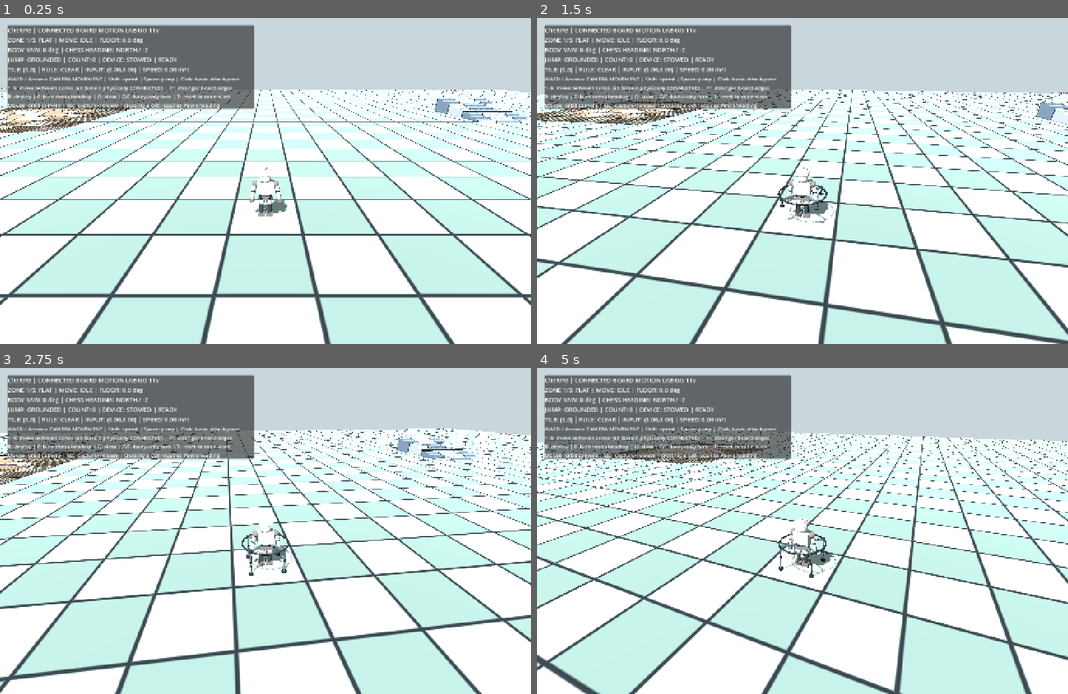
Above: before the commit, frames 1-4 (two rows, left to right).
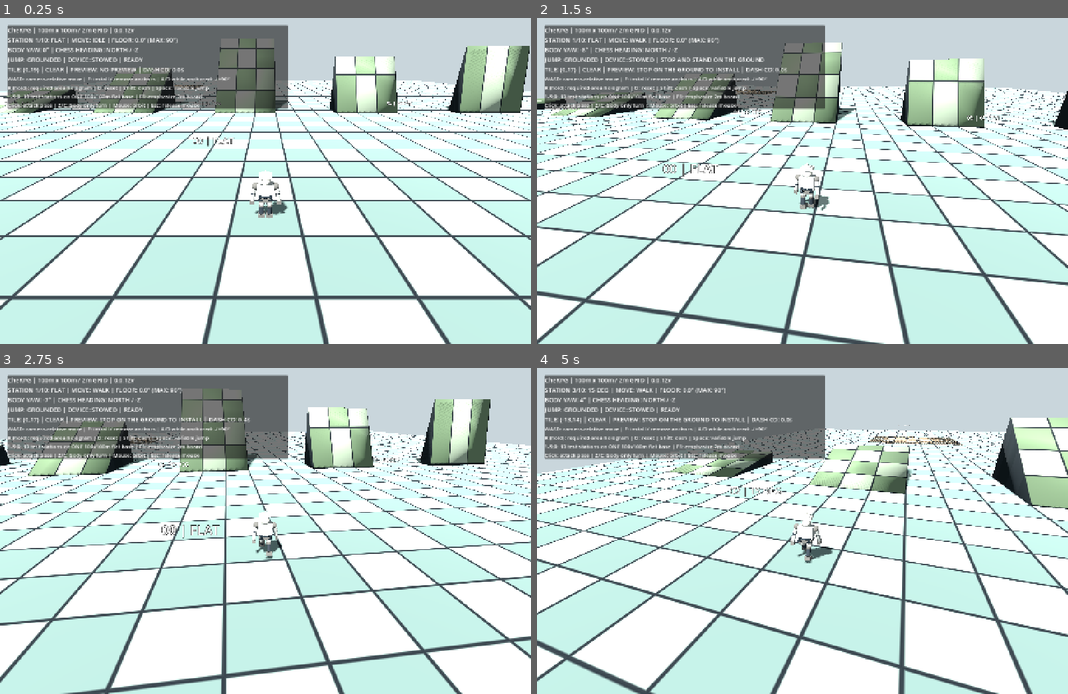
Above: after the commit, the same moments.

Repository: zzunlsj/cherpg
Game: Godot game, scene res://scenes/MotionLab.tscn
Same seed, same stepped clock (60 frames per second), same inputs: the game is played once before the commit and once after it.
Inputs (mouse positions are in pixels of both pictures, inside the frame that each line leads up to):
- Up to frame 1 (0.25 s): no input
- Up to frame 2 (1.5 s): tap Enter at 0.5 s; move the mouse to (829, 181) at 0.52 s; hold R 0.53-1.28 s; hold W from 0.53 s (still down); click (829, 181) at 0.67 s; tap Space at 0.77 s; tap F at 0.8, 1.35 s; move the mouse to (775, 181) at 1.27 s; click (775, 181) at 1.42 s
- Up to frame 3 (2.75 s): keep holding W; tap Space at 1.52 s; tap O at 1.55, 2.1 s; move the mouse to (276, 524) at 2.02 s; click (276, 524) at 2.17 s; tap Shift at 2.3 s
- Up to frame 4 (5 s): keep holding W; move the mouse to (797, 537) at 2.77 s; tap Shift at 2.85 s; click (797, 537) at 2.92 s; tap Space at 3.02, 3.77, 4.52 s; tap 1 at 3.05, 3.6 s; move the mouse to (839, 534) at 3.52 s; click (839, 534) at 3.67 s; tap 2 at 3.8, 4.35 s; move the mouse to (760, 527) at 4.27 s; click (760, 527) at 4.42 s; tap 3 at 4.55 s

The runs differ from the first frame. In frame 1, 80% of the frame differs, in the area x 0-100%, y 2-100%; in frame 2, 53%; in frame 3, 49%; in frame 4, 68%.
Error before the commit: Invalid call. Nonexistent function 'spawn_z (via call)' in base 'StaticBody3D (test_lane.gd)'. (res://scripts/motion_lab.gd:141)

Commit message:
feat: remap controls F anchor toggle, A/D anchored turn, R-held hologram, O reset, Shift dash on flat 100m test field

Diff:
--- a/godot/tests/motion_rotation_lab/scripts/motion_lab.gd
+++ b/godot/tests/motion_rotation_lab/scripts/motion_lab.gd
@@ -1,8 +1,7 @@
 extends Node3D
-## CheRPG independent 3D control lab: ONE physically connected map, five zones.
+## Independent CheRPG 100m x 100m ground + slope test obstacles.
 const TERRAIN_SCRIPT = preload("res://scripts/test_lane.gd")
 const PAWN_SCRIPT = preload("res://scripts/pawn_controller.gd")
-const ZONE_NAMES := ["FLAT", "8 DEG SLOPE", "15 DEG SLOPE", "UNEVEN", "30 DEG LIMIT"]
 var terrain: StaticBody3D
 var pawn
 var camera: Camera3D
@@ -13,6 +12,7 @@
 var camera_distance := 6.8
 var camera_target := Vector3.ZERO
 var grid_debug_visible := false
+var active_station := 0
 
 func _ready() -> void:
 	_build_lighting()
@@ -27,12 +27,12 @@
 	camera.current = true
 	add_child(camera)
 	pawn.set_movement_camera(camera)
-	_teleport_to_zone(0)
+	_teleport_to_station(0)
 	_build_ui()
 	camera_target = pawn.global_position + Vector3.UP * 1.1
 	_update_camera(1.0)
 	Input.set_mouse_mode(Input.MOUSE_MODE_CAPTURED)
-	# Testing is user-led; never run the optional smoke routine automatically.
+	# Long/major tests belong to the user. Never auto-run simulation.
 	if OS.get_cmdline_user_args().has("--smoke-test"):
 		_run_smoke_test.call_deferred()
 
@@ -44,10 +44,10 @@
 	env.environment.background_color = Color("c9d6dc")
 	env.environment.ambient_light_source = Environment.AMBIENT_SOURCE_COLOR
 	env.environment.ambient_light_color = Color("a9b8c4")
-	env.environment.ambient_light_energy = 0.8
+	env.environment.ambient_light_energy = .8
 	add_child(env)
 	var sun := DirectionalLight3D.new()
-	sun.rotation_degrees = Vector3(-55, -30, 0)
+	sun.rotation_degrees = Vector3(-55,-30,0)
 	sun.light_energy = 1.35
 	sun.shadow_enabled = true
 	add_child(sun)
@@ -60,49 +60,49 @@
 	bg.set_anchors_and_offsets_preset(Control.PRESET_TOP_LEFT)
 	bg.offset_left = 20.0
 	bg.offset_top = 20.0
-	bg.custom_minimum_size = Vector2(650.0, 185.0)
+	bg.custom_minimum_size = Vector2(740.0,195.0)
 	hud.add_child(bg)
 	var content := VBoxContainer.new()
 	bg.add_child(content)
 	info = Label.new()
 	info.name = "MotionAndDeviceState"
-	info.add_theme_font_size_override("font_size", 16)
+	info.add_theme_font_size_override("font_size",16)
 	content.add_child(info)
 	help_label = Label.new()
-	help_label.text = "WASD / Arrows: CAMERA MOVEMENT | Shift: sprint | Space: jump | Click: basic attack pose\n1–5: move between zones (all terrain physically CONNECTED) | F1: stronger board edges\nR: deploy | E: turn chess heading | Q: stow | Z/C: body-only turn | T: reset to zone start\nMouse: orbit camera | Esc: capture/release | crossing a cell requires Pawn heading"
-	help_label.add_theme_font_size_override("font_size", 14)
+	help_label.text = "WASD: camera-relative move | F: install / remove anchors | A/D while anchored: -/+90°\nR (hold): required-area hologram | O: reset | Shift: dash | Space: variable jump\n1-9,0: 10 test stations on ONE 100x100m flat base | F1: emphasize 2m board\nClick: attack pose | Z/C: body-only turn | Mouse: orbit | Esc: release mouse"
+	help_label.add_theme_font_size_override("font_size",14)
 	content.add_child(help_label)
 	_update_hud()
 
 func _physics_process(_delta: float) -> void:
-	if pawn != null and terrain != null:
-		pawn.lane_index = int(terrain.call("zone_index", pawn.global_position.z))
 	_update_hud()
 
 func _process(delta: float) -> void:
 	_update_camera(delta)
+	if pawn != null and pawn.device != null:
+		pawn.device.call("set_preview_held",Input.is_key_pressed(KEY_R))
 
 func _update_camera(delta: float) -> void:
 	if pawn == null or camera == null:
 		return
 	var desired_target: Vector3 = pawn.global_position + Vector3.UP * 1.13
-	camera_target = camera_target.lerp(desired_target, clampf(delta * 7.0, 0.0, 1.0))
-	var lateral := Vector3(sin(camera_yaw), 0, cos(camera_yaw))
+	camera_target = camera_target.lerp(desired_target,clampf(delta*7.0,0.0,1.0))
+	var lateral := Vector3(sin(camera_yaw),0,cos(camera_yaw))
 	var desired := camera_target + lateral * camera_distance * cos(camera_pitch) + Vector3.UP * camera_distance * (0.24 - sin(camera_pitch))
-	camera.global_position = camera.global_position.lerp(desired, clampf(delta * 8.0, 0.0, 1.0))
-	camera.look_at(camera_target, Vector3.UP)
+	camera.global_position = camera.global_position.lerp(desired,clampf(delta*8.0,0.0,1.0))
+	camera.look_at(camera_target,Vector3.UP)
 
 func _input(event: InputEvent) -> void:
 	if event is InputEventMouseMotion and Input.mouse_mode == Input.MOUSE_MODE_CAPTURED:
-		camera_yaw -= event.relative.x * 0.004
-		camera_pitch = clampf(camera_pitch + event.relative.y * 0.003, -0.7, 0.5)
+		camera_yaw -= event.relative.x*.004
+		camera_pitch = clampf(camera_pitch+event.relative.y*.003,-.7,.5)
 	elif event is InputEventMouseButton and event.button_index == MOUSE_BUTTON_LEFT and event.pressed:
-		# Unity pawn_player.cs: click resets and triggers the attack animation.
-		# This primitive arm gesture does not deal combat damage.
 		if pawn != null:
 			pawn.trigger_attack()
 
 func _unhandled_key_input(event: InputEvent) -> void:
+	if pawn == null:
+		return
 	if event.physical_keycode == KEY_SPACE:
 		if event.pressed and not event.echo:
 			pawn.queue_jump()
@@ -113,55 +113,60 @@
 	if not event.pressed or event.echo:
 		return
 	match event.physical_keycode:
-		KEY_1, KEY_2, KEY_3, KEY_4, KEY_5:
-			_teleport_to_zone(int(event.physical_keycode) - int(KEY_1))
-		KEY_R:
-			pawn.device.call("request_deploy")
-		KEY_E:
-			pawn.device.call("request_turn")
-		KEY_Q:
-			pawn.device.call("request_stow")
+		KEY_F:
+			pawn.device.call("request_toggle")
+		KEY_A:
+			if pawn.device.call("phase_name") == "ANCHORED":
+				pawn.device.call("request_turn",-1)
+		KEY_D:
+			if pawn.device.call("phase_name") == "ANCHORED":
+				pawn.device.call("request_turn",1)
+		KEY_O:
+			_teleport_to_station(active_station)
+		KEY_SHIFT:
+			pawn.queue_dash()
+		KEY_1,KEY_2,KEY_3,KEY_4,KEY_5,KEY_6,KEY_7,KEY_8,KEY_9:
+			_teleport_to_station(int(event.physical_keycode)-int(KEY_1))
+		KEY_0:
+			_teleport_to_station(9)
 		KEY_Z:
 			pawn.rotate_body_only(-90.0)
 		KEY_C:
 			pawn.rotate_body_only(90.0)
-		KEY_T:
-			_teleport_to_zone(pawn.lane_index)
 		KEY_F1:
 			grid_debug_visible = not grid_debug_visible
-			terrain.call("set_board_debug_visible", grid_debug_visible)
+			terrain.call("set_board_debug_visible",grid_debug_visible)
 		KEY_ESCAPE:
 			var mode := Input.MOUSE_MODE_VISIBLE if Input.mouse_mode == Input.MOUSE_MODE_CAPTURED else Input.MOUSE_MODE_CAPTURED
 			Input.set_mouse_mode(mode)
 	get_viewport().set_input_as_handled()
 
-func _teleport_to_zone(index: int) -> void:
-	if terrain == null or index < 0 or index >= 5:
+func _teleport_to_station(index: int) -> void:
+	if terrain == null or index < 0 or index >= int(terrain.call("spawn_count")):
 		return
-	var z: float = float(terrain.call("spawn_z", index))
-	var y: float = float(terrain.call("height_at", 0.0, z))
-	pawn.call("reset_at", 0.0, y, z, index)
+	active_station = index
+	var point: Vector3 = terrain.call("spawn_position",index)
+	pawn.call("reset_at",point.x,point.y,point.z,index)
 	camera_target = pawn.global_position + Vector3.UP
 
 func _update_hud() -> void:
 	if pawn == null or info == null:
 		return
-	var zone_name: String = ZONE_NAMES[clampi(pawn.lane_index, 0, 4)]
-	info.text = "CheRPG | CONNECTED BOARD MOTION LAB 0.0.11v\n" \
-		+ "ZONE %d/5: %s | MOVE: %s | FLOOR: %.1f deg\n" % [pawn.lane_index + 1, zone_name, pawn.move_state, pawn.floor_deg] \
-		+ "BODY YAW: %.0f deg | CHESS HEADING: %s\n" % [rad_to_deg(pawn.avatar.rotation.y), pawn.HEADING_NAMES[pawn.heading_index]] \
-		+ "JUMP: %s | COUNT: %d | DEVICE: %s | %s\n" % [pawn.jump_state, pawn.jump_count, pawn.device.call("phase_name"), pawn.device.reason] \
-		+ "TILE: (%d,%d) | RULE: %s | INPUT: (%.2f,%.2f) | SPEED: %.2f m/s" % [pawn.current_cell.x, pawn.current_cell.y, ("RESISTANCE" if pawn.resistance_time > 0.0 else "CLEAR"), pawn.smoothed_strafe, pawn.smoothed_input, Vector2(pawn.velocity.x, pawn.velocity.z).length()]
+	var station: String = str(terrain.call("station_name",active_station))
+	var rule_status: String = "RESISTANCE" if pawn.resistance_time > 0.0 else "CLEAR"
+	info.text = "CheRPG | 100m x 100m / 2m GRID | 0.0.12v\n" \
+		+ "STATION %d/10: %s | MOVE: %s | FLOOR: %.1f° (MAX: 90°)\n" % [active_station+1,station,pawn.move_state,pawn.floor_deg] \
+		+ "BODY YAW: %.0f° | CHESS HEADING: %s\n" % [rad_to_deg(pawn.avatar.rotation.y),pawn.HEADING_NAMES[pawn.heading_index]] \
+		+ "JUMP: %s | DEVICE: %s | %s\n" % [pawn.jump_state,pawn.device.call("phase_name"),pawn.device.reason] \
+		+ "TILE: (%d,%d) | %s | PREVIEW: %s | DASH CD: %.1fs" % [pawn.current_cell.x,pawn.current_cell.y,rule_status,pawn.device.preview_reason,pawn.dash_cooldown]
 
 func _run_smoke_test() -> void:
-	# Optional, user-initiated only. This does NOT attempt gameplay validation.
-	assert(terrain != null and terrain.get_node_or_null("ContinuousGroundCollision") != null)
-	assert(pawn != null and pawn.device != null)
-	assert(pawn.upper_leg.size() == 2 and pawn.knee.size() == 2)
+	# User invoked via --smoke-test. Short structure-only check; no long playtest.
+	assert(terrain != null)
+	assert(terrain.get_node_or_null("BaseFloorCollision_100x100") != null)
+	assert(terrain.get_node_or_null("VerticalWallCollision") != null)
 	assert(pawn.device.components.size() == 4)
-	for i in range(5):
-		var z: float = float(terrain.call("spawn_z", i))
-		assert(int(terrain.call("zone_index", z)) == i)
-	_teleport_to_zone(0)
-	print("CHERPG_GODOT_CONNECTED_MAP_STRUCTURE_OK / USER PLAYTEST REQUIRED")
+	for i in range(int(terrain.call("spawn_count"))):
+		assert(terrain.call("spawn_position",i) is Vector3)
+	print("CHERPG_100X100_2M_GRID_STRUCTURE_OK (USER PLAYTEST REQUIRED)")
 	get_tree().quit(0)
